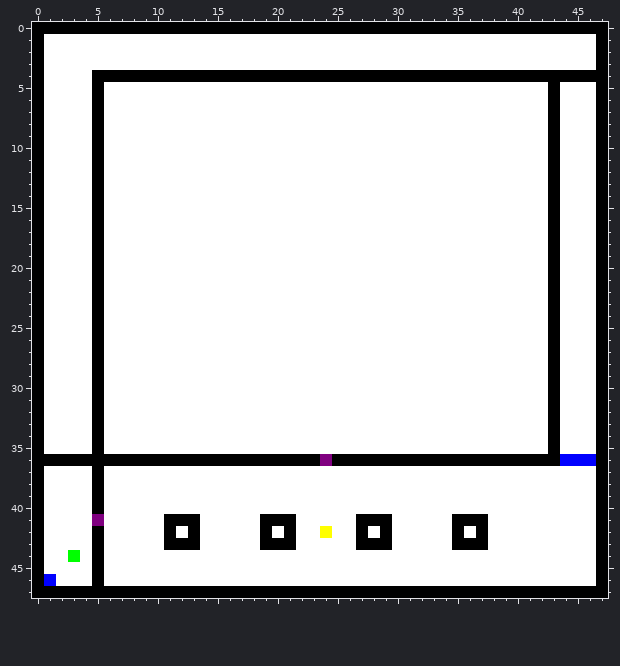
File history of a pixel-art sprite, assets/maps/map10.png. Above, as it was before the edit.
The file is 48x48 pixels.
And afterwards:
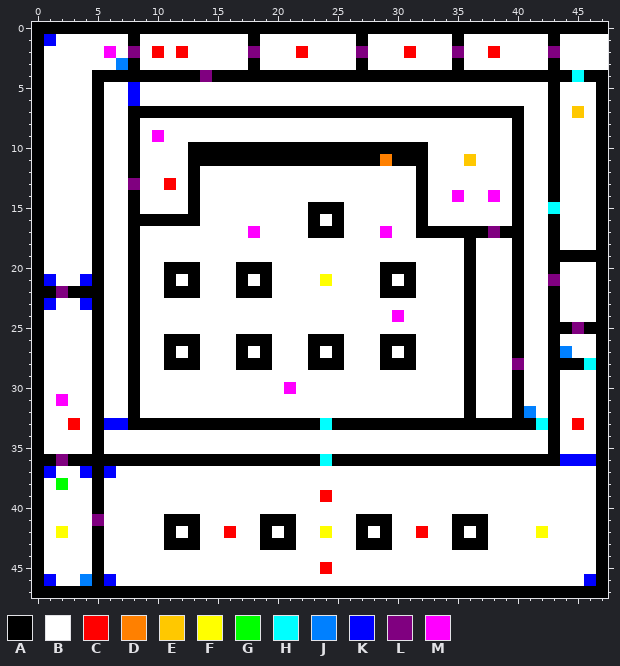
Palette (. is transparent): A #000000  B #ffffff  C #ff0000  D #ff8000  E #ffc800  F #ffff00  G #00ff00  H #00ffff  J #0080ff  K #0000ff  L #800080  M #ff00ff
Edits made:
Colour B becomes colour A in row 1 at x 8, 18, 27, 35 and 43; in row 3 at x 8, 18, 27, 35 and 43; in row 7 at x 8 to 40; in rows 8 to 9 at x 8 and 40; in row 10 at x 8, 13 to 32 and 40; in row 11 at x 8, 13 to 28, 30 to 32 and 40.
Colour B becomes colour A in row 12 at x 8, 13, 32 and 40; in row 13 at x 13, 32 and 40; in row 14 at x 8, 13, 32 and 40; in row 15 at x 8, 13, 23 to 25, 32 and 40; in row 16 at x 8 to 13, 23, 25, 32 and 40; in row 17 at x 8, 23 to 25, 32 to 37 and 39 to 40.
Colour B becomes colour A in row 18 at x 8, 36 and 40; in row 19 at x 8, 36, 40 and 44 to 46; in row 20 at x 8, 11 to 13, 17 to 19, 29 to 31, 36 and 40; in row 21 at x 8, 11, 13, 17, 19, 29, 31, 36 and 40; in row 22 at x 1, 3 to 4, 8, 11 to 13, 17 to 19, 29 to 31, 36 and 40; in rows 23 to 24 at x 8, 36 and 40.
Colour B becomes colour A in row 25 at x 8, 36, 40, 44 and 46; in row 26 at x 8, 11 to 13, 17 to 19, 23 to 25, 29 to 31, 36 and 40; in row 27 at x 8, 11, 13, 17, 19, 23, 25, 29, 31, 36 and 40; in row 28 at x 8, 11 to 13, 17 to 19, 23 to 25, 29 to 31, 36 and 44 to 45; in rows 29 to 32 at x 8, 36 and 40; in row 33 at x 8 to 23 and 25 to 41.
Colour A becomes colour B in rows 1 to 3 at x 47.
Colour G becomes colour B in row 44 at x 3.
Colour B becomes colour C in row 2 at x 10, 12, 22, 31 and 38; in row 13 at x 11; in row 33 at x 3 and 45; in row 39 at x 24; in row 42 at x 16 and 32; in row 45 at x 24.
Colour B becomes colour D in row 11 at x 29.
Colour B becomes colour E in row 7 at x 45; in row 11 at x 36.
Colour B becomes colour F in row 21 at x 24; in row 42 at x 2 and 42.
Colour B becomes colour G in row 38 at x 2.
Colour A becomes colour H in row 4 at x 45; in row 15 at x 43.
Colour B becomes colour H in row 28 at x 46; in row 33 at x 24 and 42.
Colour L becomes colour H in row 36 at x 24.
Colour B becomes colour J in row 3 at x 7; in row 27 at x 44; in row 32 at x 41; in row 46 at x 4.
Colour B becomes colour K in row 1 at x 1; in rows 5 to 6 at x 8; in row 21 at x 1 and 4; in row 23 at x 1 and 4; in row 33 at x 6 to 7; in row 37 at x 1, 4 and 6.
Colour B becomes colour K in row 46 at x 6 and 46.
Colour A becomes colour L in row 4 at x 14; in row 21 at x 43; in row 36 at x 2.
Colour B becomes colour L in row 2 at x 8, 18, 27, 35 and 43; in row 13 at x 8; in row 17 at x 38; in row 22 at x 2; in row 25 at x 45; in row 28 at x 40.
Colour B becomes colour M in row 2 at x 6; in row 9 at x 10; in row 14 at x 35 and 38; in row 17 at x 18 and 29; in row 24 at x 30; in row 30 at x 21.
Colour B becomes colour M in row 31 at x 2.
Changed places in both pictures, as pixel boxes (x1, y1, x2, y2):
changed: (44, 34, 608, 502)
changed: (56, 526, 116, 586)
changed: (224, 526, 236, 538)
changed: (416, 526, 428, 538)
changed: (536, 526, 596, 586)
changed: (320, 562, 332, 574)
